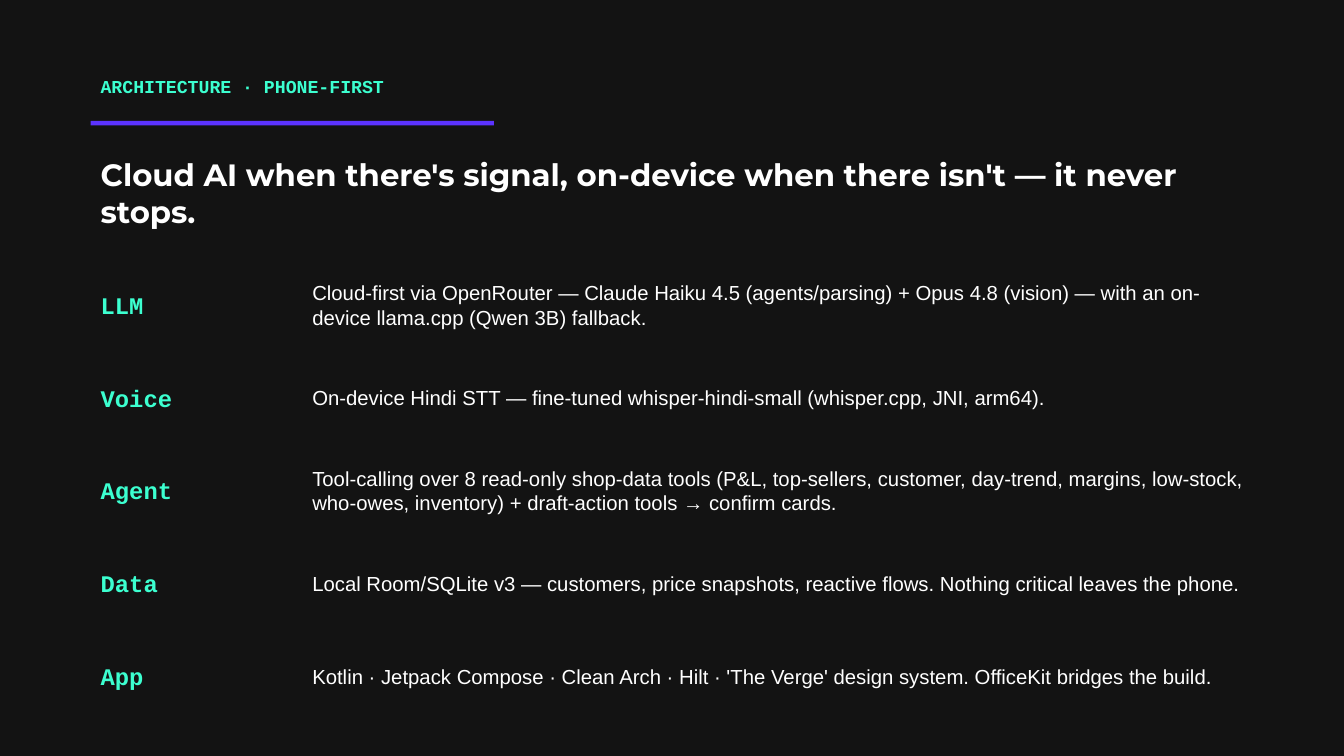
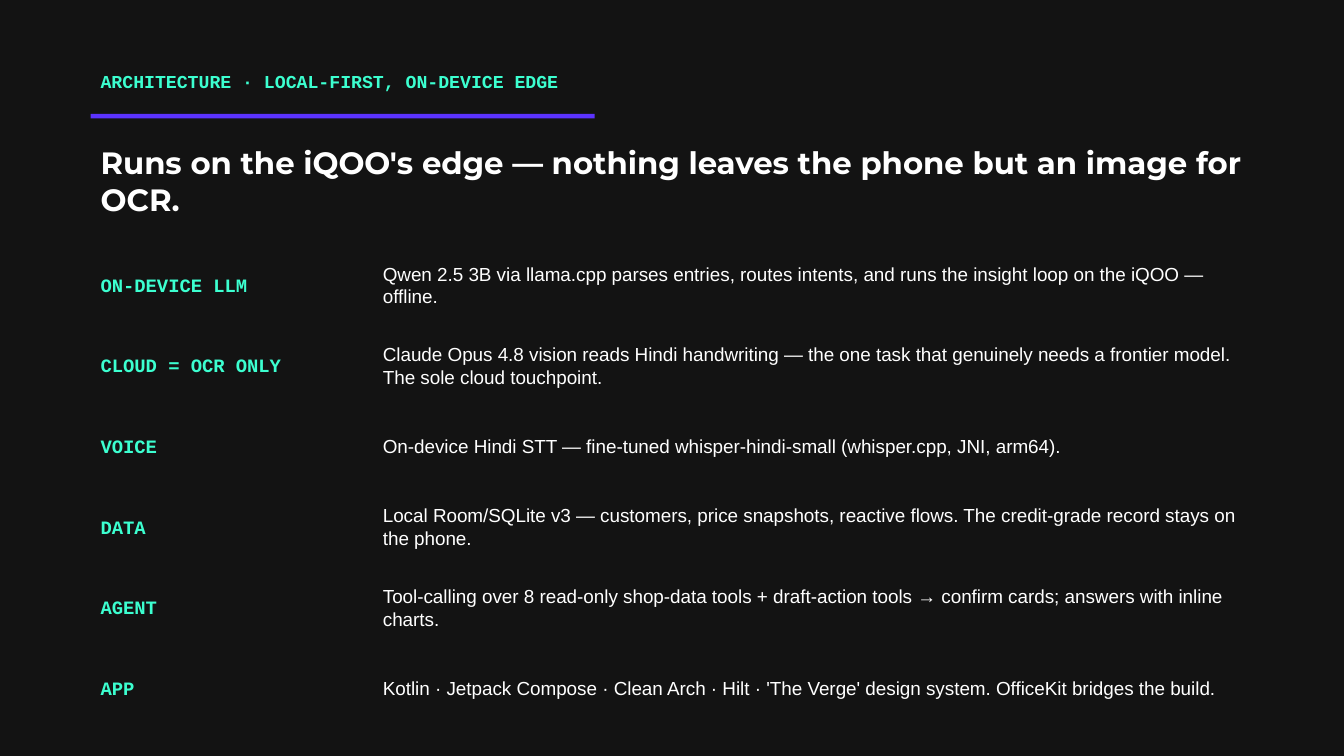
Before and after one commit to Om-Midya/artha-kirana, a slide deck: slide 6 of docs/Artha-Pitch.pptx. Drawn at 1344x756 pixels with LibreOffice and Linux fonts; fonts in the diff are those of the drawing. Boxes give left, top, right and bottom in pixels: in the first picture for what was removed or moved away, otherwise in the second. Text is boxed around its words. In the diff, an @@ line names an element or a change of style, - is before the commit and + after.

```diff
--- a/docs/Artha-Pitch.pptx
+++ b/docs/Artha-Pitch.pptx
@@ text at bbox=[101, 76, 559, 92]: text changed @@
-ARCHITECTURE · PHONE-FIRST
+ARCHITECTURE · LOCAL-FIRST, ON-DEVICE EDGE
@@ rectangle: place and size @@
-rectangle at bbox=[91, 121, 494, 125]
+rectangle at bbox=[91, 114, 595, 118]
@@ text at bbox=[101, 149, 1241, 212]: text changed @@
-Cloud AI when there's signal, on-device when there isn't — it never stops.
+Runs on the iQOO's edge — nothing leaves the phone but an image for OCR.
@@ text at bbox=[383, 267, 1179, 303]: text changed; size 14.5 to 13.5 pt @@
-Cloud-first via OpenRouter — Claude Haiku 4.5 (agents/parsing) + Opus 4.8 (vision) — with an on-device llama.cpp (Qwen 3B) fallback.
+Qwen 2.5 3B via llama.cpp parses entries, routes intents, and runs the insight loop on the iQOO — offline.
@@ text at bbox=[101, 279, 247, 292]: text changed; size 17 to 13.5 pt @@
-LLM
+ON-DEVICE LLM
@@ text added at bbox=[101, 359, 281, 372], 13.5 pt, text #3CFFD0, bold @@
+CLOUD = OCR ONLY
@@ text added at bbox=[383, 347, 1230, 388], 13.5 pt, text #FFFFFF @@
+Claude Opus 4.8 vision reads Hindi handwriting — the one task that genuinely needs a frontier model. The sole cloud touchpoint.
@@ text "On-device Hindi STT — fine-tuned ..." at bbox=[383, 439, 1061, 457]: size 14.5 to 13.5 pt @@
@@ text "On-device Hindi STT — fine-tuned ...": place and size @@
-text "On-device Hindi STT — fine-tuned ..." at bbox=[312, 390, 1045, 410]
+text "On-device Hindi STT — fine-tuned ..." at bbox=[383, 439, 1061, 457]
@@ text at bbox=[101, 440, 157, 453]: text changed; size 17 to 13.5 pt @@
-Voice
+VOICE
@@ text at bbox=[383, 508, 1235, 549]: text changed; size 14.5 to 13.5 pt @@
-Local Room/SQLite v3 — customers, price snapshots, reactive flows. Nothing critical leaves the phone.
+Local Room/SQLite v3 — customers, price snapshots, reactive flows. The credit-grade record stays on the phone.
@@ text at bbox=[101, 521, 146, 534]: text changed; size 17 to 13.5 pt @@
-Data
+DATA
@@ text at bbox=[383, 589, 1223, 626]: text changed; size 14.5 to 13.5 pt @@
-Tool-calling over 8 read-only shop-data tools (P&L, top-sellers, customer, day-trend, margins, low-stock, who-owes, inventory) + draft-action tools → confirm cards.
+Tool-calling over 8 read-only shop-data tools + draft-action tools → confirm cards; answers with inline charts.
@@ text at bbox=[101, 601, 157, 614]: text changed; size 17 to 13.5 pt @@
-Agent
+AGENT
@@ text "Kotlin · Jetpack Compose · ...": place and size @@
-text "Kotlin · Jetpack Compose · ..." at bbox=[312, 669, 1212, 689]
+text "Kotlin · Jetpack Compose · ..." at bbox=[383, 681, 1215, 699]
@@ text "Kotlin · Jetpack Compose · ..." at bbox=[383, 681, 1215, 699]: size 14.5 to 13.5 pt @@
@@ text at bbox=[101, 682, 135, 695]: text changed; size 17 to 13.5 pt @@
-App
+APP
```
Also in this commit, not shown: 1 other slide changed, 2 other files.
